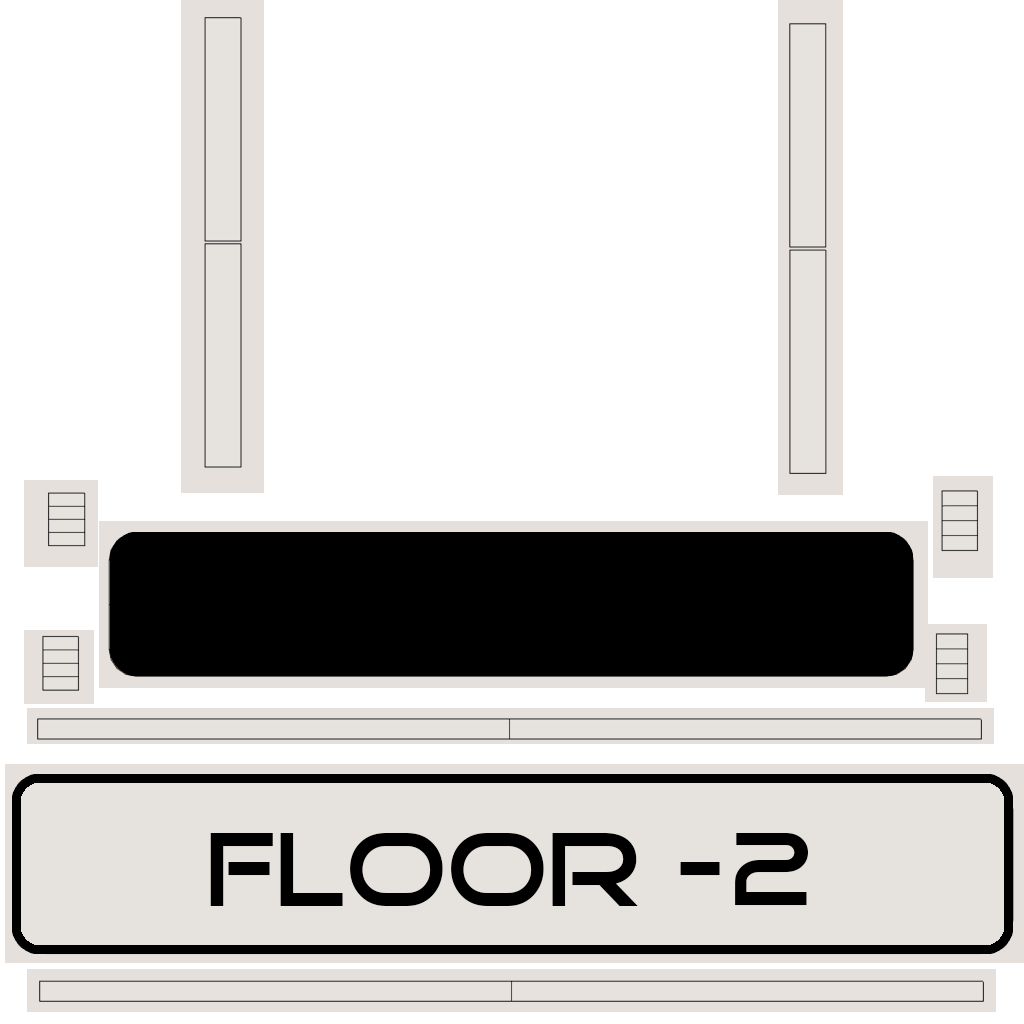
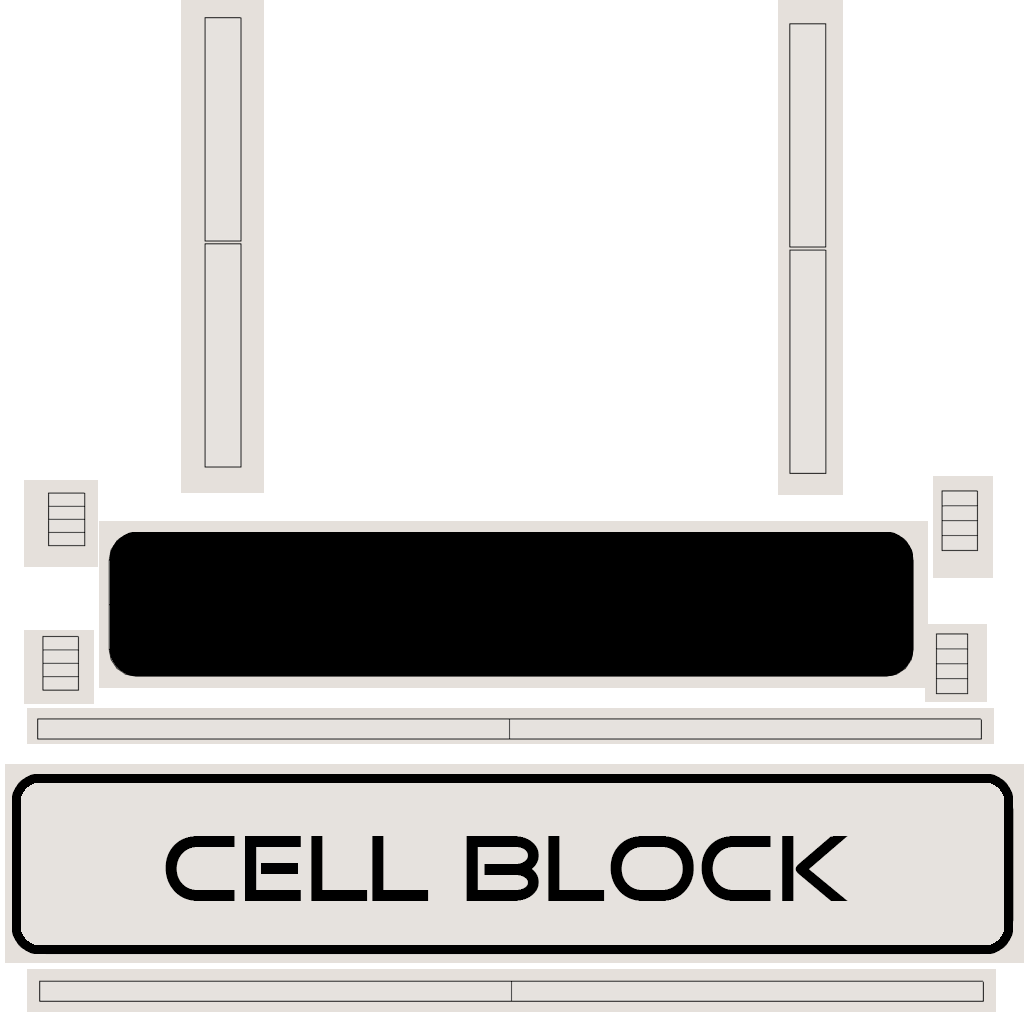
Comparing the layer stacks of the two 1024 × 1024 images. Changes:
hid "kitchen copy" over 210, 833, 808, 906
renamed "Cell block A" to "Cell block", showed it, painted on it over 165, 833, 848, 901
